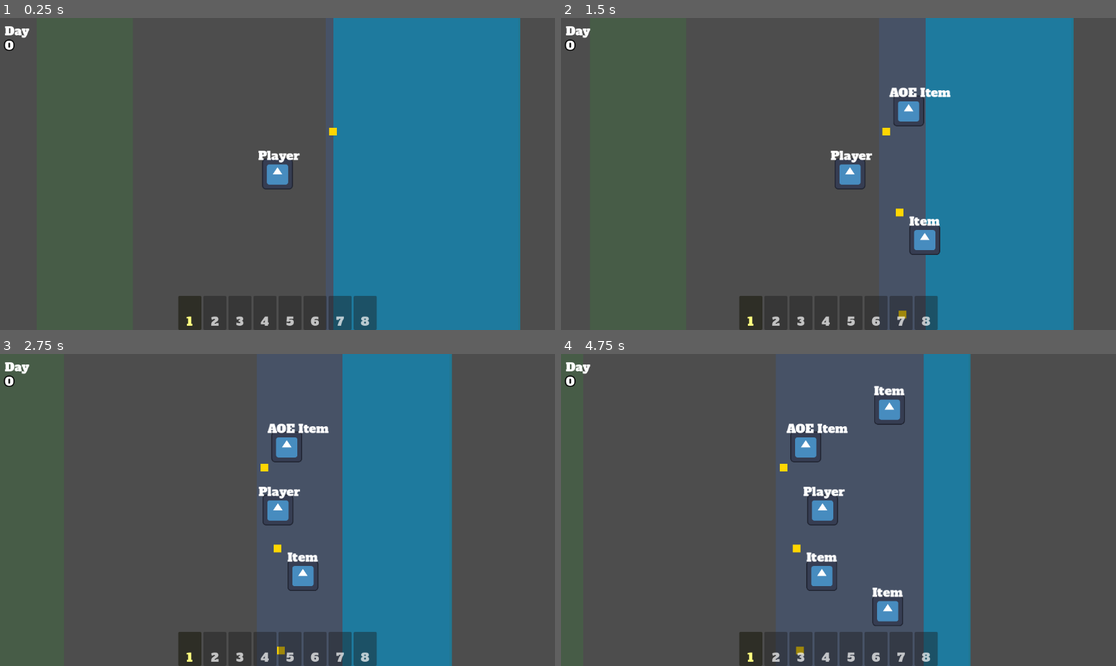
Above: before the commit, frames 1-4 (two rows, left to right).
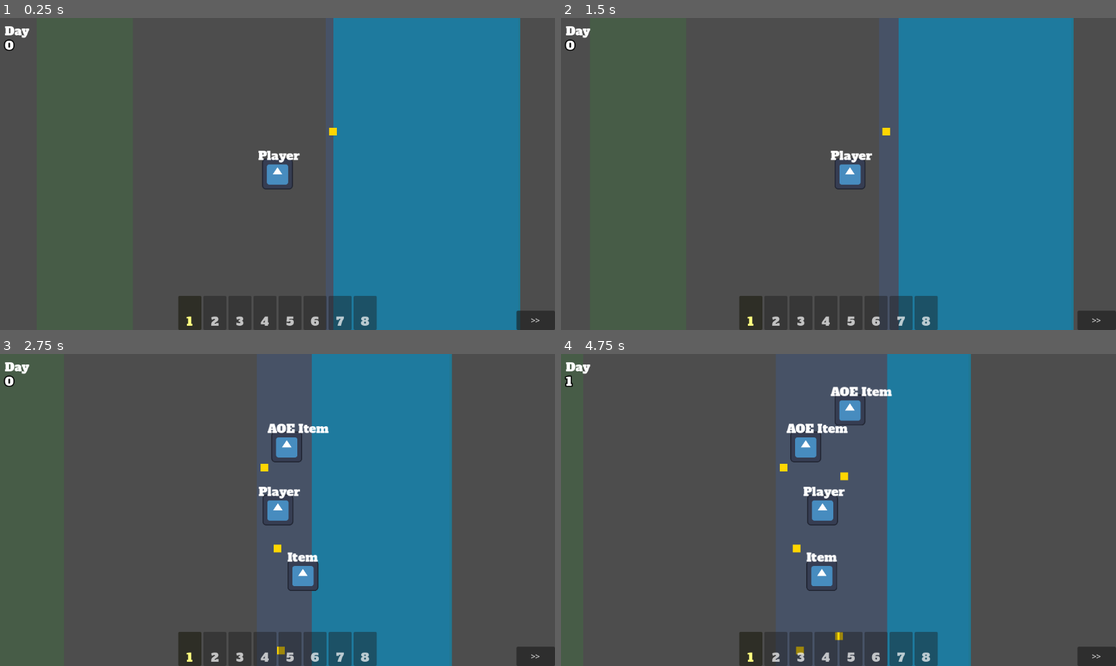
Above: after the commit, the same moments.

Repository: poga/dark-sea
Game: Godot game, scene res://scenes/game/main.tscn
The game is run twice, just before and just after one commit, with the same random seed, the same clock (stepped at 60 frames per second) and the same inputs. The project has no main scene, so this scene is started directly. The engine's default icon, where the game draws it, is replaced by a stand-in: a white triangle on a blue panel in a dark square.
Inputs (mouse positions are in pixels of both pictures, inside the frame that each line leads up to):
- Up to frame 1 (0.25 s): no input
- Up to frame 2 (1.5 s): click (1099, 320) at 0.5 s, where only the run after the commit has a clickable ">>"; tap Enter at 1.25 s; move the mouse to (960, 158) at 1.27 s; hold D (move_right) from 1.28 s (still down); hold Q (drop) from 1.28 s (still down); click (960, 158) at 1.42 s
- Up to frame 3 (2.75 s): release D (move_right) at 2 s; release Q (drop) at 2 s; drag from (166, 525) to (33, 510) at 2.02 s
- Up to frame 4 (4.75 s): move the mouse to (894, 441) at 2.77 s; hold D (move_right) 2.78-3.5 s; tap Alt at 2.85 s; drag from (810, 572) to (855, 510) at 3.52 s; move the mouse to (1005, 556) at 4.27 s; hold A (move_left) from 4.28 s (still down); hold Q (drop) from 4.28 s (still down)

The runs differ from the first frame. In frame 1, 0.4% of the frame differs, in the area x 92-100%, y 93-100%; in frame 2, 5.7%; in frame 3, 5.7%; in frame 4, 8.0%, in the area x 0-100%, y 0-100%.

Commit message:
feat(ui): add debug skip-phase button
Co-Authored-By: Claude Opus 4.6 <noreply@anthropic.com>

Diff:
--- a/scenes/game/main.gd
+++ b/scenes/game/main.gd
@@ -2,3 +2,4 @@
 
 func _ready() -> void:
 	GameManager.start_cycle.call_deferred()
+	%DebugSkipPhase.pressed.connect(GameManager.skip_to_next_phase)
--- a/scenes/game/main.tscn
+++ b/scenes/game/main.tscn
@@ -79,3 +79,16 @@
 offset_bottom = 393.0
 color = Color(0, 0.5921569, 0.7764706, 0.5803922)
 script = ExtResource("15")
+
+[node name="DebugSkipPhase" type="Button" parent="UI"]
+unique_name_in_owner = true
+anchors_preset = 3
+anchor_left = 1.0
+anchor_top = 1.0
+anchor_right = 1.0
+anchor_bottom = 1.0
+offset_left = -80.0
+offset_top = -40.0
+grow_horizontal = 0
+grow_vertical = 0
+text = ">>"
